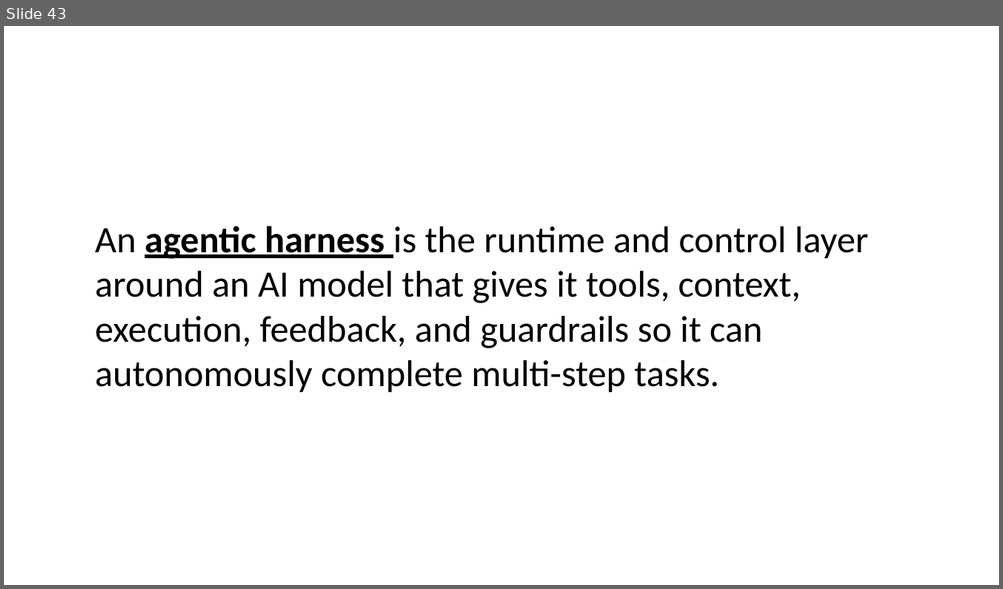
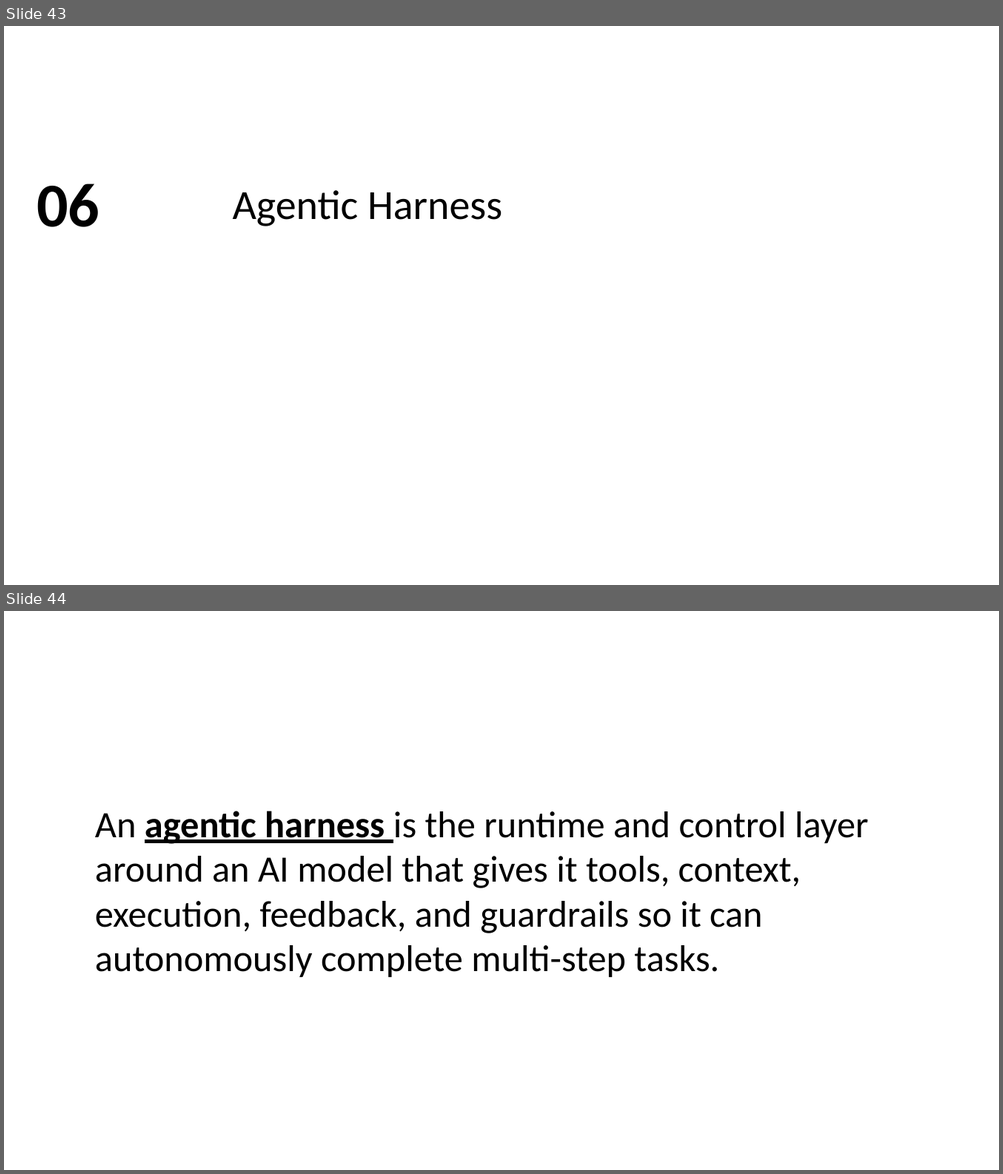
Before and after one commit to devlinduldulao/agents-and-skill-demo, a slide deck: ai-agent-terms-full-talk.pptx. Shown one above the other, each under a label of ours: slide 43 before the commit, slides 43 and 44 after it. The pictures are 1003x589 and 1003x1174 pixels, drawn with LibreOffice and Linux fonts; fonts in the diff are those of the drawing. Boxes give left, top, right and bottom in pixels: in the first picture for what was removed or moved away, otherwise in the second. Text is boxed around its words. In the diff, an @@ line names an element or a change of style, - is before the commit and + after.

```diff
--- a/ai-agent-terms-full-talk.pptx
+++ b/ai-agent-terms-full-talk.pptx
@@ slide 43 added at [4,26,999,585], background #FFFFFF @@
@@ text added at [37,184,99,227], 60 pt, text #000000, bold @@
+06
@@ text added at [233,190,502,227], 40 pt, text #000000 @@
+Agentic Harness
@@ what was slide 43 is now slide 44 @@
```
Also in this commit, not shown: 1 slide changed, 2 other slides added.
